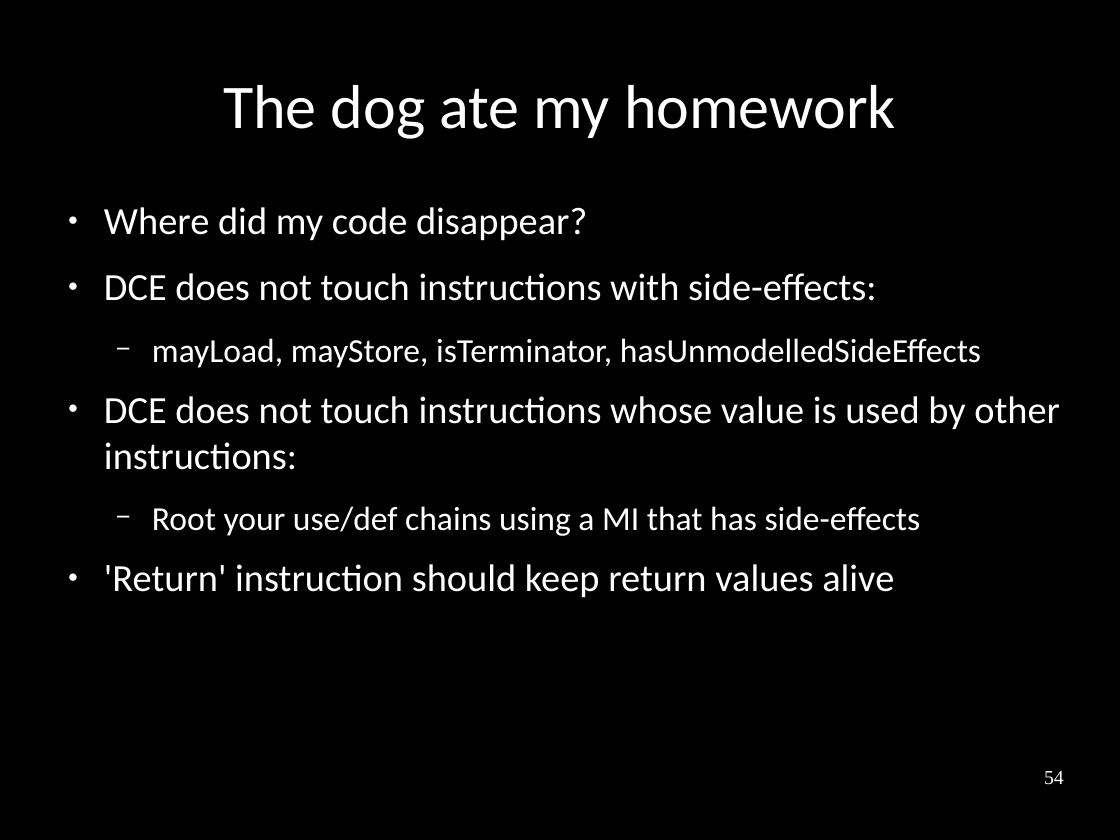
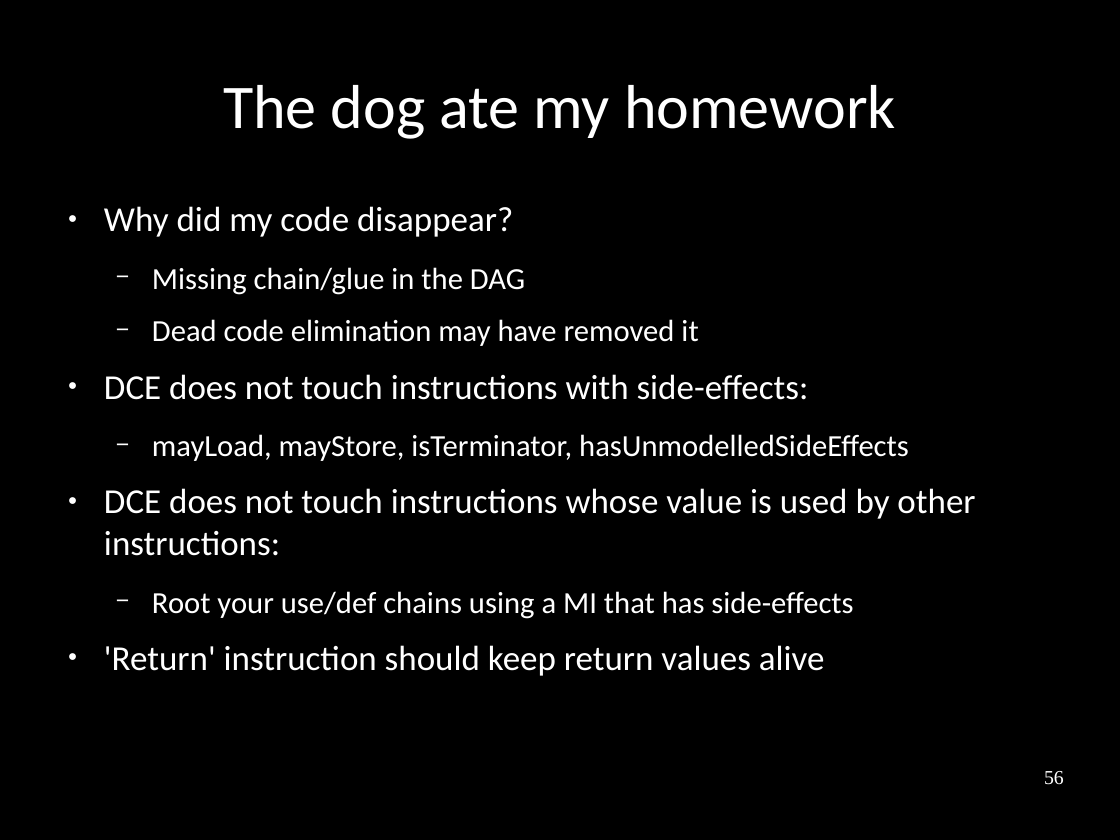
Before and after one commit to frasercrmck/llvm-leg, a slide deck: slide 56 of docs/Codeplay/Slides.odp (slide 54 before the commit). Drawn at 1120x840 pixels with LibreOffice and Linux fonts; fonts in the diff are those of the drawing. Boxes give left, top, right and bottom in pixels: in the first picture for what was removed or moved away, otherwise in the second. Text is boxed around its words. In the diff, an @@ line names an element or a change of style, - is before the commit and + after.

```diff
--- a/docs/Codeplay/Slides.odp
+++ b/docs/Codeplay/Slides.odp
@@ text at <box>104,206,698,346</box>: text changed; size 27.2 to 21.7 pt @@
-● Where did my code disappear?
+● Why did my code disappear?
+  − Missing chain/glue in the DAG
+  − Dead code elimination may have removed it
@@ text at <box>104,374,975,676</box>: size 27.2 to 24.8 pt in "DCE does not touch instructions with side-effects:", "DCE does not touch instructions whose value ...", "'Return' instruction should keep return values alive"; size 23.8 to 21.7 pt in "mayLoad, mayStore, isTerminator, hasUnmodelledSideEffects", "Root your use/def chains using a MI ..." @@
@@ page number at <box>1044,771,1064,785</box>: text changed @@
-54
+56
```
Also in this commit, not shown: 10 other slides changed, 6 slides added, 3 slides removed.
